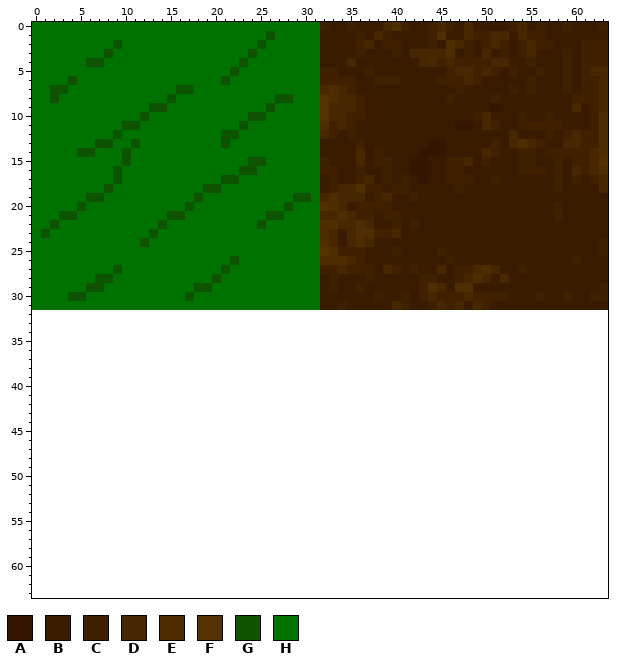
Pixel-art sprite, stored at resources/tilesets/test/test.png. The picture above was drawn from the file before the commit.
The file is 64x32 pixels. Colours within 5 levels of each other are drawn and written as one. The old version is drawn lined up with the new one, on the new canvas.
Palette (. is transparent): A #331700  B #391c00  C #3f2100  D #472700  E #4e2d00  F #543200  G #0e5400  H #007200
Pixels before (only the part around the change), first column x 0:
26 HHHHHHHHHHHHHHHHHHHHHHGHHHHHHHHHEEEDCBBBBBBBBBCBBBBBBBBBBBBBCBBB
27 HHHHHHHHHGHHHHHHHHHHHGHHHHHHHHHHCCDCCCBDCBCBBDBCCDEDBBCBBBBBBBBB
28 HHHHHHHGGHHHHHHHHHHHGHHHHHHHHHHHBCBBBCBBBBBCCBBCDEDBDBBBBBBBBBBB
29 HHHHHHGGHHHHHHHHHHGGHHHHHHHHHHHHBCBBCBBBBBBCEDBEEBBBBBBBBBBBBBBC
30 HHHHGGHHHHHHHHHHHGHHHHHHHHHHHHHHBBBBBBCBBCBCDCCCDCCCCBBBCBBCBBCC
31 HHHHHHHHHHHHHHHHHHHHHHHHHHHHHHHHBBCBBBBBDCBBCDCDBDCBBBBBBBBBBBBB
32 ................................................................
33 ................................................................
34 ................................................................
35 ................................................................
36 ................................................................
37 ................................................................
38 ................................................................
39 ................................................................
40 ................................................................
41 ................................................................
42 ................................................................
43 ................................................................
44 ................................................................
45 ................................................................
46 ................................................................
47 ................................................................
48 ................................................................
49 ................................................................
50 ................................................................
51 ................................................................
52 ................................................................
53 ................................................................
54 ................................................................
55 ................................................................
56 ................................................................
57 ................................................................
58 ................................................................
59 ................................................................
60 ................................................................
61 ................................................................
62 ................................................................
63 ................................................................
The same view after the edit:
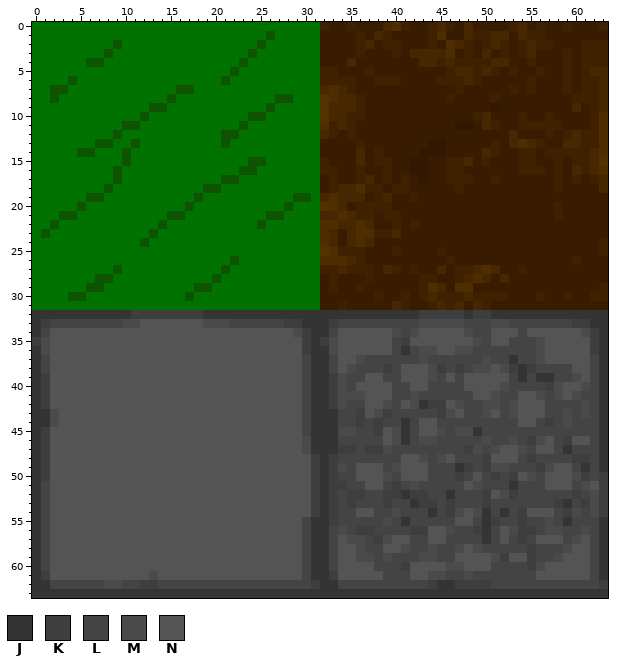
Colours new in this view: J #343434  K #3e3e3e  L #444444  M #4a4a4a  N #545454
Difference:
canvas 64x32 -> 64x64
Changed rows in their new state; - is an unchanged pixel.
first column x 0:
32 JJJJJJJJJJJKKKKKKKKJJJJJJJJJJJJJJJJJJJJJJJJKKKKKJKKJJJJJJJJJJJJJ
33 JKLLLLLLLLMMNNNNNNNMMMLLLLLLKKJJJKLLLLLLLLLMMMMMLLLMMLLLLLLLKKJJ
34 JLNNNNNNNNNNNNNNNNNNNNNNNNNNNMKJJLNNNNNNMLMNNNNNMLLNNNLNNNNNNMKJ
35 KMNNNNNNNNNNNNNNNNNNNNNNNNNNNNKJKMNNNNNNLKNNNNNNNMLNNLLLMNNNNNKJ
36 JMNNNNNNNNNNNNNNNNNNNNNNNNNNNNKJJMNNNNNNLJLMMNNMMLLLLLLLMNNNNNKJ
37 JLNNNNNNNNNNNNNNNNNNNNNNNNNNNNLJJLNNMLLLLLLMLLLLLLMLLJLLMNNNNNLJ
38 JLNNNNNNNNNNNNNNNNNNNNNNNNNNNNLJJLNMLLLKLNNNMKLKLMMNMKJKLLLLNNLJ
39 JKNNNNNNNNNNNNNNNNNNNNNNNNNNNNLJJKMLLNNLLNNNMLNLNNNNNLJLJJLLMNLJ
40 JKNNNNNNNNNNNNNNNNNNNNNNNNNNNNLJJKMLNNNNLLNNLLLLNNNNMLLLLKMNNMLJ
41 JKNNNNNNNNNNNNNNNNNNNNNNNNNNNNLJJKMMMNNNLLMLLLLLLNNMLLNNMLMNMLLJ
42 JKNNNNNNNNNNNNNNNNNNNNNNNNNNNNLJJKMLLNNMLNMJKKNMLLMMLMNNNLLLLMLJ
43 JJMNNNNNNNNNNNNNNNNNNNNNNNNNNNLJJJLLKNMKLLLLLKMNLLMNLMNNNLLMLMLJ
44 JJMNNNNNNNNNNNNNNNNNNNNNNNNNNNLJJJLLKLKLLJLNNLLLLLLLLLNNLKLMLLLJ
45 JKNNNNNNNNNNNNNNNNNNNNNNNNNNNNLJJJMMLLKNMJLNNMLMMJLLLLLLLLLLLLLJ
46 JKNNNNNNNNNNNNNNNNNNNNNNNNNNNNMJJJLLLLLNMJLMMLLLLLMLLMLKMNLKNNLJ
47 JKNNNNNNNNNNNNNNNNNNNNNNNNNNNNMJJJKKLKKMLLLLLLLLKMLMNNMLNNLJLLLJ
48 JKNNNNNNNNNNNNNNNNNNNNNNNNNNNNNKJKLLLLLLLNNMLMNLLLKNNNLKLLLLKKLJ
49 JKNNNNNNNNNNNNNNNNNNNNNNNNNNNNNKJKMLNNNLMNNNLLLJKLKMMLLLKMNNLJLJ
50 JKNNNNNNNNNNNNNNNNNNNNNNNNNNNNNKJKLLNNNMLNNNLLLKLNLKLKNMLNNNMKLK
51 JLNNNNNNNNNNNNNNNNNNNNNNNNNNNNNKJKKLLNNLKLMLLLLLNMLLLJLLLNNNLMNK
52 JLNNNNNNNNNNNNNNNNNNNNNNNNNNNNNKJKLKKLLKKJKKLLJLLLKNMKLLLLLLKLMK
53 JLNNNNNNNNNNNNNNNNNNNNNNNNNNNNNKJKLKLLLKLLJKKLKLLLKLLLLLLLKJLKMK
54 JLNNNNNNNNNNNNNNNNNNNNNNNNNNNNNKJKLLNNLLMLLLJLKMNMJLJLKNNNLKMLMK
55 JLNNNNNNNNNNNNNNNNNNNNNNNNNNNNLJJKLLLLLMLJLLLLLNNLJKLLKLLMLJLLLJ
56 JLNNNNNNNNNNNNNNNNNNNNNNNNNNNNLJJLMLKKLLLLKKNNMLLKJLNMKKLMMLLMLJ
57 JLNNNNNNNNNNNNNNNNNNNNNNNNNNNNLJJLNMMLKMNNLLNNLLLLJLNLKLNNNLMNLJ
58 JLNNNNNNNNNNNNNNNNNNNNNNNNNNNNLJJLNNMLLNNMLLMLLMNMLLLLLKLLLMNNLJ
59 JLNNNNNNNNNNNNNNNNNNNNNNNNNNNNLJJLNNMMLMLLLMMLLNNNNMKNNKLLMNNNLJ
60 JLNNNNNNNNNNNNNNNNNNNNNNNNNNNNLJJLNNNNLLLKNNNNMMNNNLLLLKMNNNNNLJ
61 JKNNNNNNNNNNNMNNNNNNNNNNNNNNNNLJJKNNNNNLLLNNMMLLMLLLLLLLNNNNNNLJ
62 JJLLLLLLMMLLKKLLLLLLLLLLLLLLLLLKJJLLLLLLLLLLKJJKKKKLLLLLLLLLLLLK
63 JJJJJJJJJJJJJJJJJJJJJJJJJJJJJJJJJJJJJJJJJJJJJJJJJJJJJJJJJJJJJJJJ
Pixel boxes of the changes (left, top, right, bottom) in both pictures:
added: (32, 310, 608, 598)
